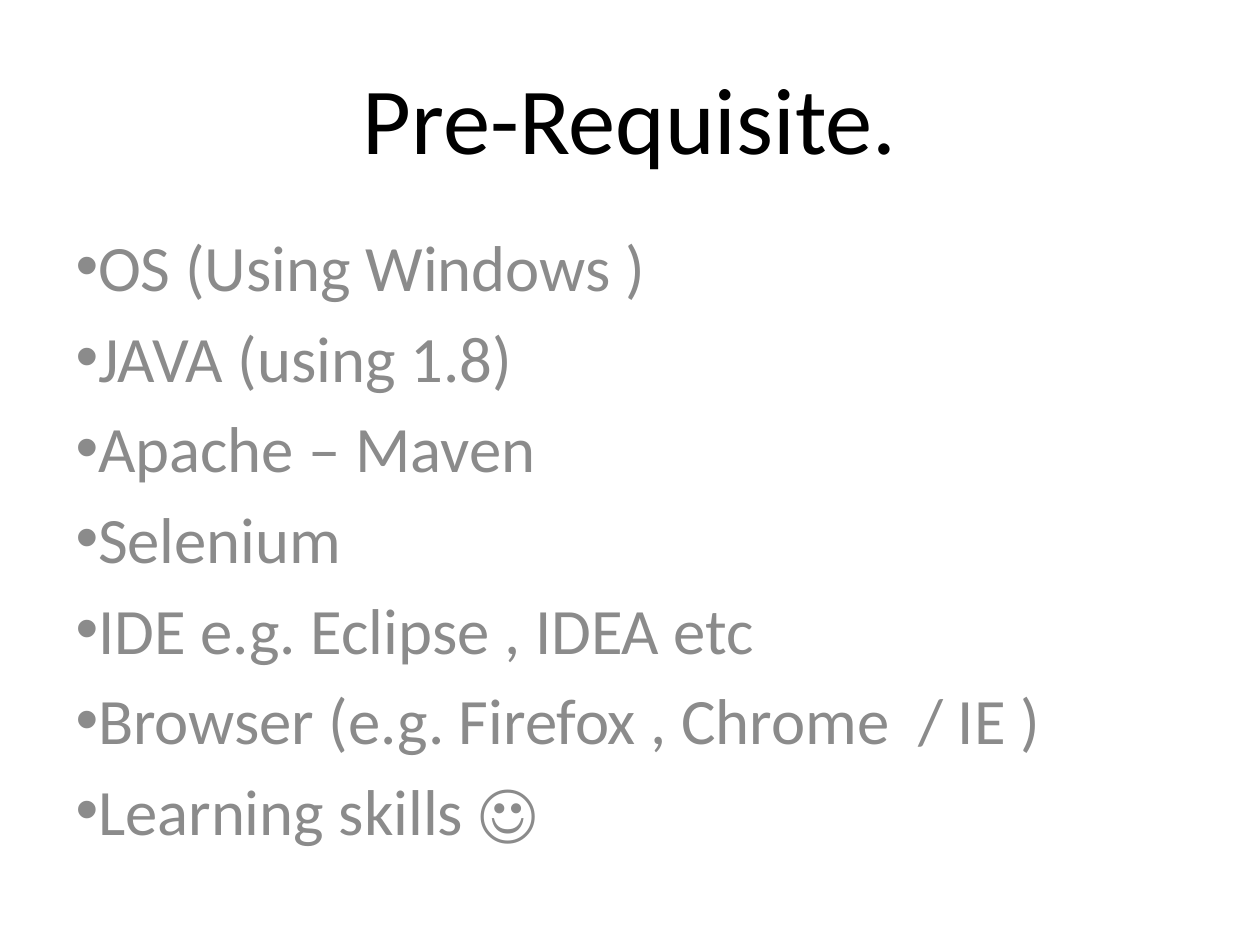
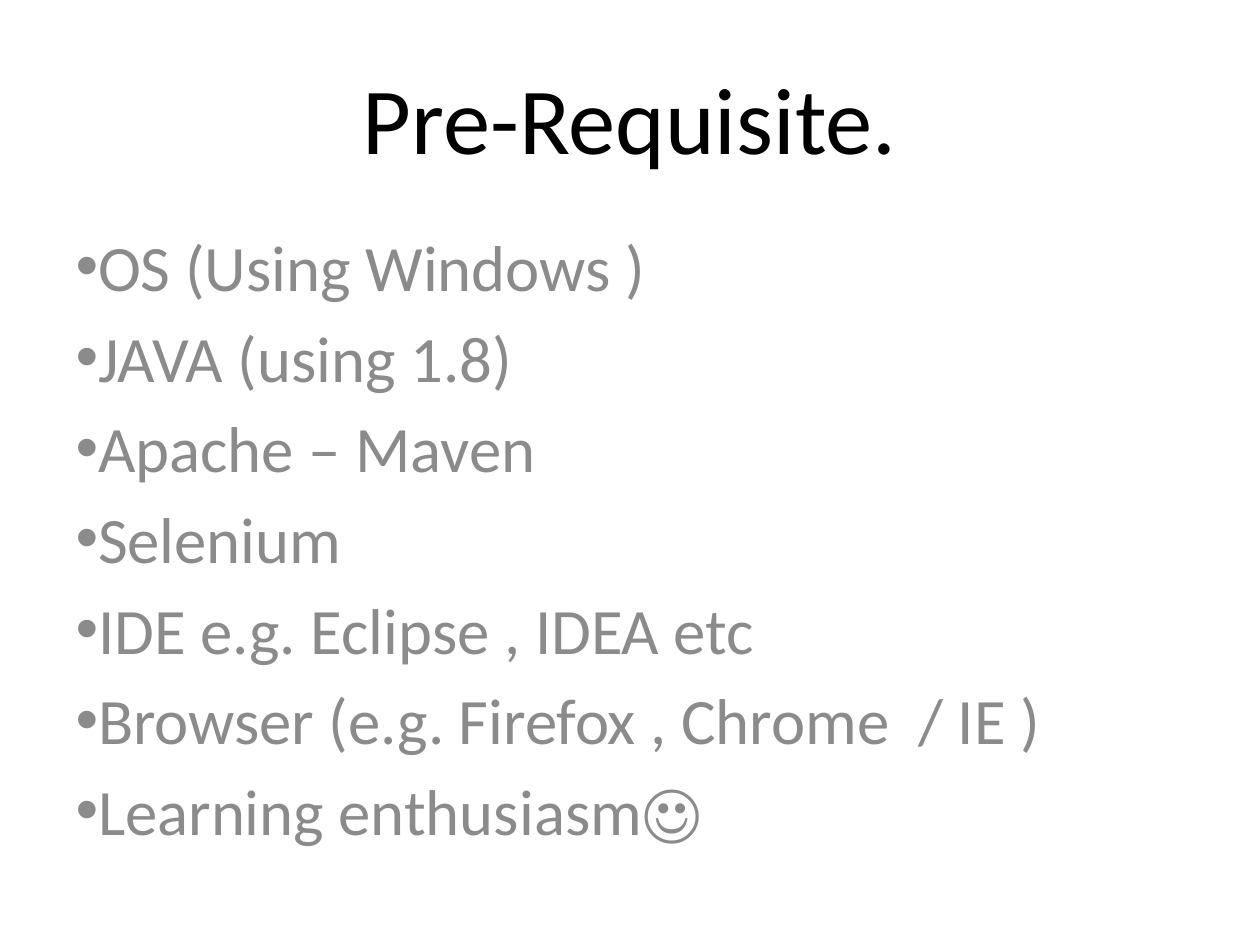
Before and after one commit to makkar-nishant123/WebVirtue, a slide deck: slide 3 of WebVirtue.pptx. Drawn at 1260x945 pixels with LibreOffice and Linux fonts; fonts in the diff are those of the drawing; background and template pictures are left out. Boxes give left, top, right and bottom in pixels: in the first picture for what was removed or moved away, otherwise in the second. Text is boxed around its words. In the diff, an @@ line names an element or a change of style, - is before the commit and + after.

```diff
--- a/WebVirtue.pptx
+++ b/WebVirtue.pptx
@@ text at [98, 790, 642, 846]: text changed @@
-• Learning skills ☺
+• Learning enthusiasm☺
```
Also in this commit, not shown: 12 other slides changed, 2 slides added, 1 other file.
